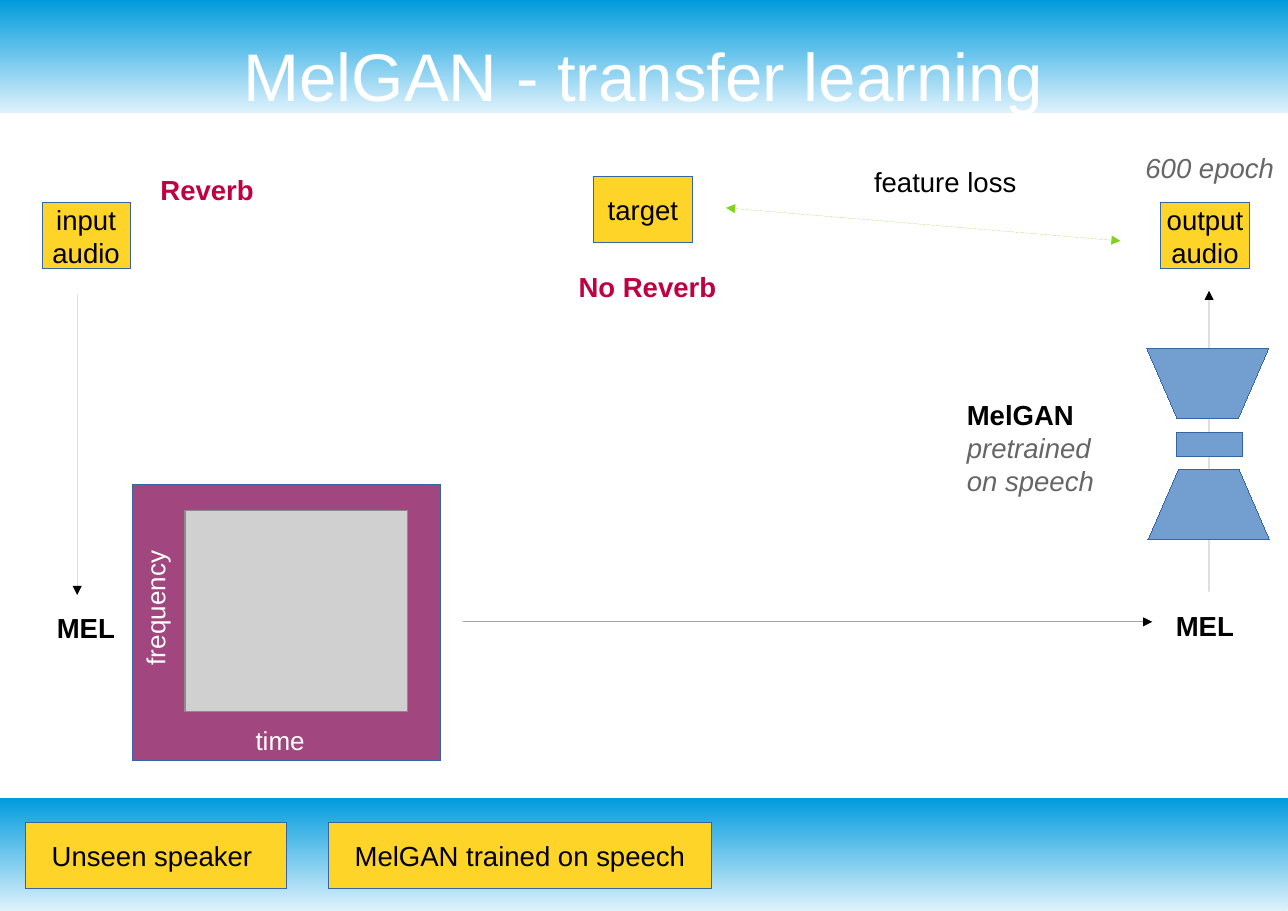
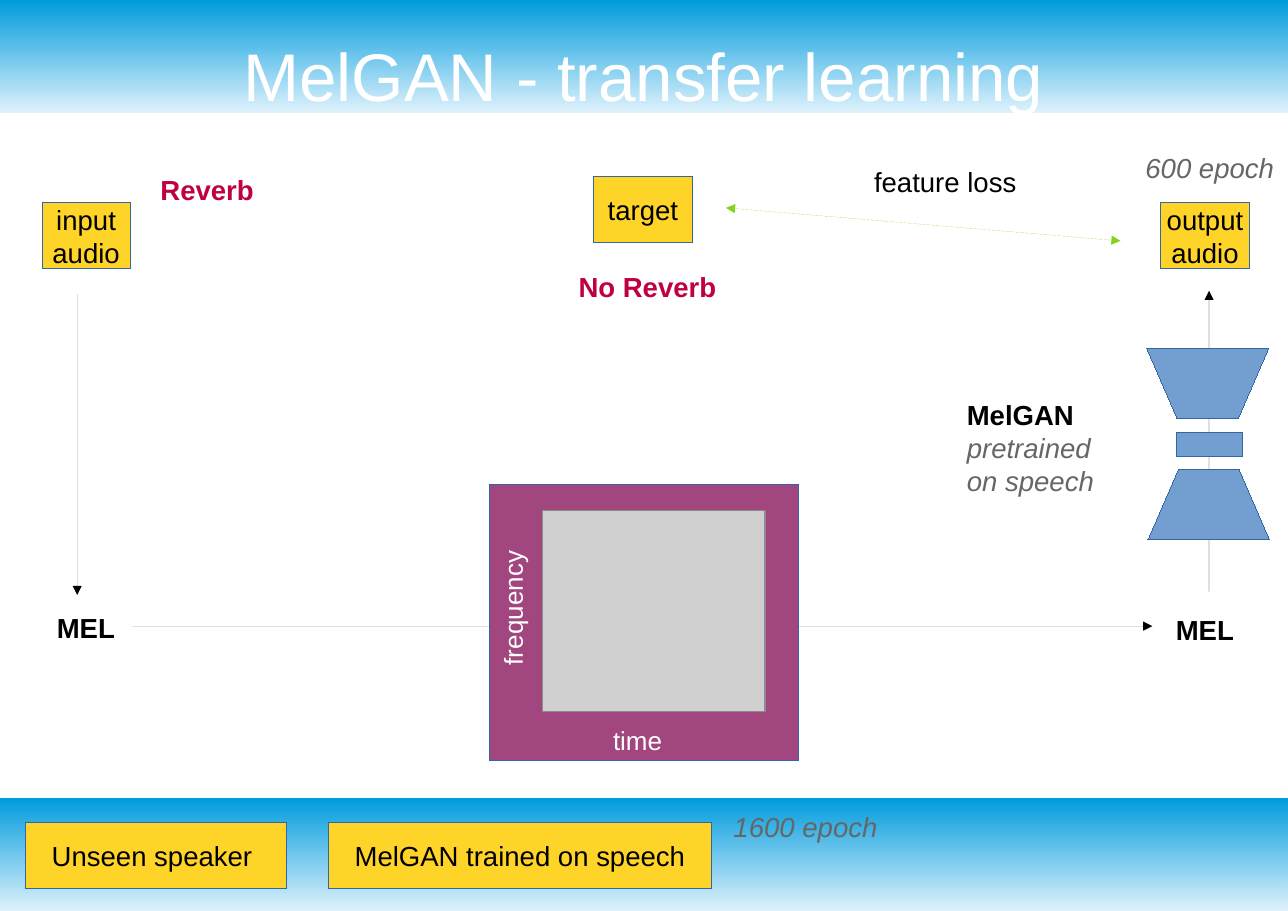
Before and after one commit to jakobatgithub/unreverb, a slide deck: slide 11 of project_presentation.odp (slide 12 before the commit). Drawn at 1288x911 pixels with LibreOffice and Linux fonts; fonts in the diff are those of the drawing; grey boxes stand for pictures. Boxes give left, top, right and bottom in pixels: in the first picture for what was removed or moved away, otherwise in the second. Text is boxed around its words. In the diff, an @@ line names an element or a change of style, - is before the commit and + after.

```diff
--- a/project_presentation.odp
+++ b/project_presentation.odp
@@ 2 pictures, 1 text, 1 rectangle: place and size @@
-2 pictures, 1 text, 1 rectangle at [132,485,441,760]
+2 pictures, 1 text, 1 rectangle at [490,485,799,760]
@@ text "frequency": place and size @@
-text "frequency" at [142,562,171,662]
+text "frequency" at [499,562,528,662]
@@ arrow moved from (463, 621) - (1152, 621) to (132, 626) - (1152, 626) @@
@@ text "MEL": place and size @@
-text "MEL" at [1176,617,1234,636]
+text "MEL" at [1176,621,1234,640]
@@ text added at [733,817,877,843], 18 pt, text #666666, italic @@
+1600 epoch
```
Also in this commit, not shown: 5 other slides changed, 1 slide removed, 1 other file.
